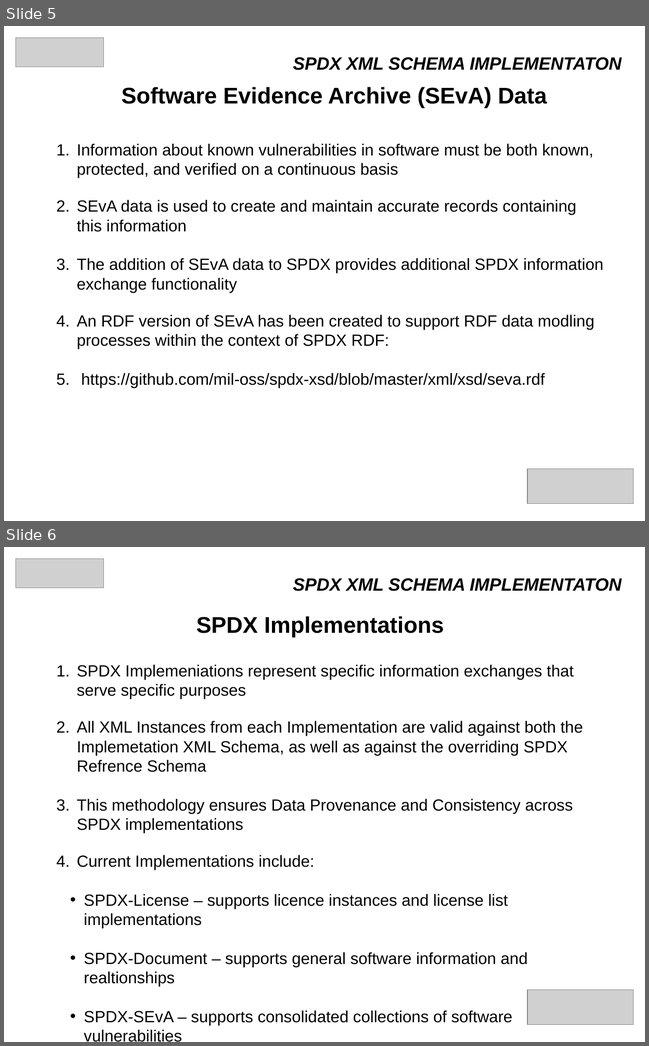
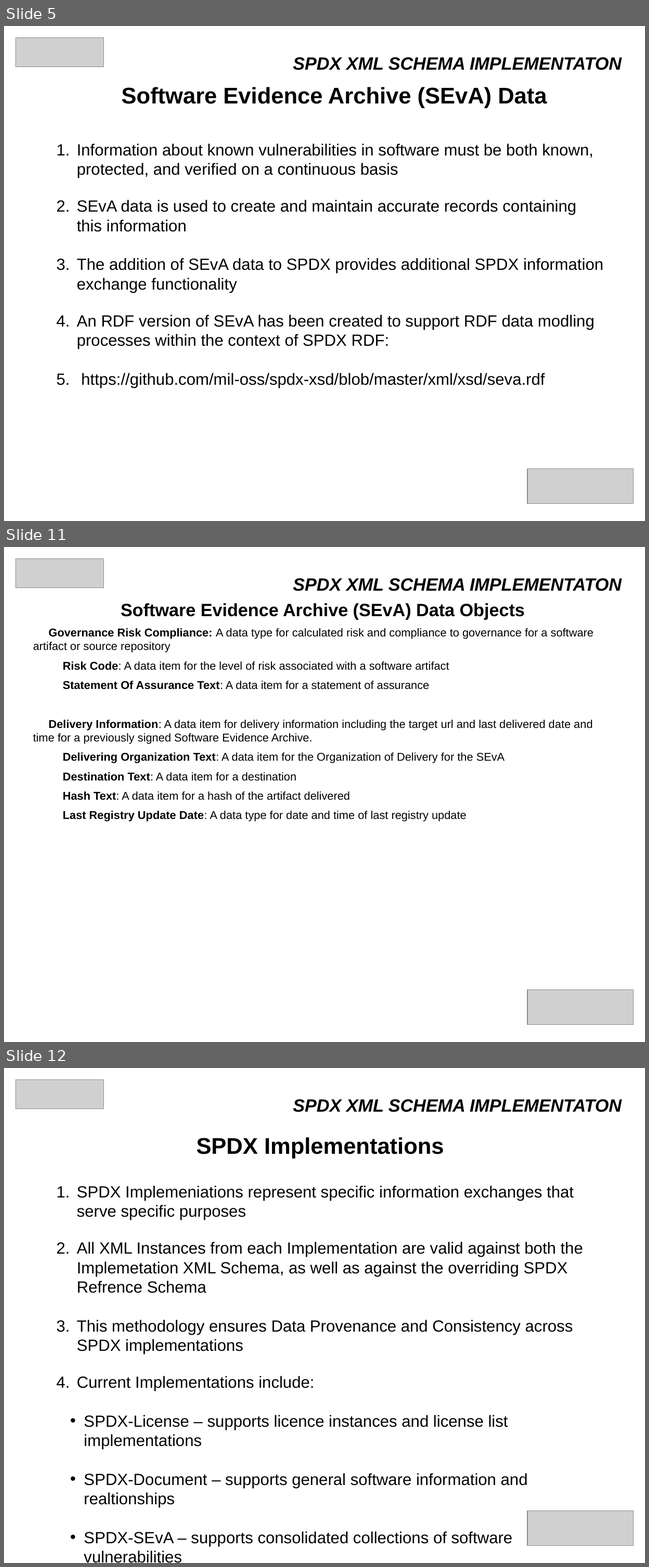
Before and after one commit to mil-oss/spdx-xsd, a slide deck: doc/NIEM_IEPD.odp. Shown one above the other, each under a label of ours: slides 5 and 6 before the commit, slides 5, 11 and 12 after it; the slides between them are not shown. The pictures are 649x1046 and 649x1567 pixels, drawn with LibreOffice and Linux fonts; fonts in the diff are those of the drawing; grey boxes stand for pictures. Boxes give left, top, right and bottom in pixels: in the first picture for what was removed or moved away, otherwise in the second. Text is boxed around its words. In the diff, an @@ line names an element or a change of style, - is before the commit and + after.

```diff
--- a/doc/NIEM_IEPD.odp
+++ b/doc/NIEM_IEPD.odp
@@ slide 11 added at (4,547,645,1042), background #FFFFFF @@
@@ picture added at (15,558,104,588) @@
@@ text added at (293,578,621,591), 22 pt, text #000000, bold, italic @@
+SPDX XML SCHEMA IMPLEMENTATON
@@ text added at (120,603,525,619), 22 pt, text #000000, bold @@
+Software Evidence Archive (SEvA) Data Objects
@@ text added at (33,628,593,822), 14 pt, text #000000 @@
+Governance Risk Compliance: A data type for calculated risk and compliance to governance for a software artifact or source repository
+Risk Code: A data item for the level of risk associated with a software artifact
+Statement Of Assurance Text: A data item for a statement of assurance
+Delivery Information: A data item for delivery information including the target url and last delivered date and time for a previously signed Software Evidence Archive.
+Delivering Organization Text: A data item for the Organization of Delivery for the SEvA
+Destination Text: A data item for a destination
+Hash Text: A data item for a hash of the artifact delivered
+Last Registry Update Date: A data type for date and time of last registry update
@@ picture added at (527,990,633,1024) @@
@@ what was slide 6 is now slide 12 @@
```
Also in this commit, not shown: 7 other slides added, 28 other files.
